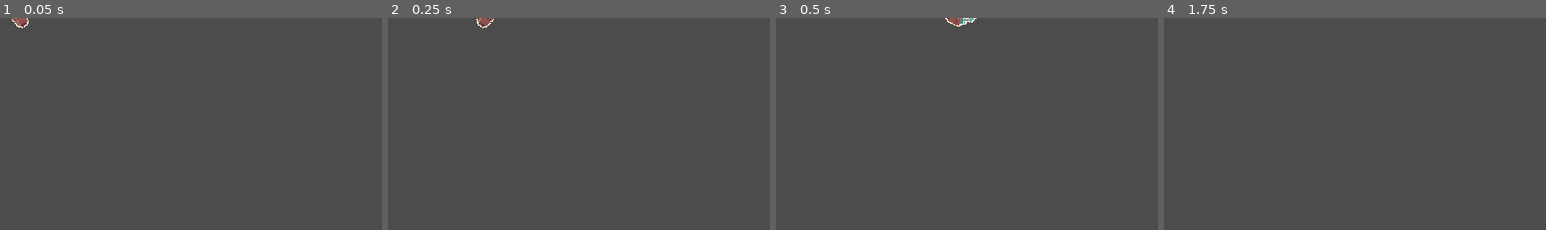
Above: before the commit, frames 1-4 (left to right).
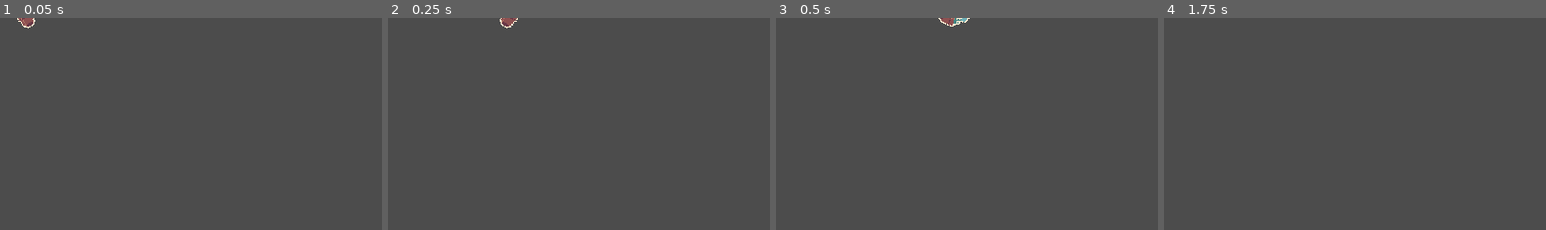
Above: after the commit, the same moments.

Repository: OceanBoy612/BrackeysJam2021
Game: Godot game, scene res://Code/Bullets/FlowerBullet.tscn
The game is run twice, just before and just after one commit, with the same random seed, the same clock (stepped at 60 frames per second) and the same inputs. This scene is started directly instead of the project's main scene.
Inputs (mouse positions are % of the whole screen's width and height, from its top left):
- Up to frame 1 (0.05 s): no input
- Up to frame 2 (0.25 s): no input
- Up to frame 3 (0.5 s): no input
- Up to frame 4 (1.75 s): move the mouse to (72, 45) at 0.52 s; press the mouse at (72, 45) at 0.53 s; hold Right (ui_right) 0.53-1.28 s; move the mouse to (30, 55) at 1.27 s; release the mouse at (30, 55) at 1.28 s; hold Down (ui_down) from 1.28 s (still down); click (30, 55) at 1.35 s
The pictures show only the part of the screen within x 0-50%, y 0-50%; the shares and areas given below are measured in that part.

The runs differ from the first frame. In frame 1, 0.2% of the frame differs, in the area x 3-10%, y 0-5%; in frame 2, 0.3%, in the area x 23-34%, y 0-5%; in frame 3, 0.2%; in frame 4, nothing differs.

Commit message:
Updated pumpkiller animations

Diff:
--- a/src/Art/Spriteframes/Pumpkiller_spriteframes.tres
+++ b/src/Art/Spriteframes/Pumpkiller_spriteframes.tres
@@ -1,13 +1,8 @@
-[gd_resource type="SpriteFrames" load_steps=28 format=2]
+[gd_resource type="SpriteFrames" load_steps=25 format=2]
 
 [ext_resource path="res://Art/Pngs/Pumpkiller walk-Sheet.png" type="Texture" id=1]
 [ext_resource path="res://Art/Pngs/Pumpkiller dead-Sheet.png" type="Texture" id=2]
 [ext_resource path="res://Art/Pngs/Pumpkiller attack-Sheet.png" type="Texture" id=3]
-
-[sub_resource type="AtlasTexture" id=1]
-flags = 4
-atlas = ExtResource( 3 )
-region = Rect2( 0, 0, 48, 32 )
 
 [sub_resource type="AtlasTexture" id=2]
 flags = 4
@@ -39,20 +34,10 @@
 atlas = ExtResource( 3 )
 region = Rect2( 288, 0, 48, 32 )
 
-[sub_resource type="AtlasTexture" id=8]
+[sub_resource type="AtlasTexture" id=1]
 flags = 4
-atlas = ExtResource( 1 )
-region = Rect2( 192, 0, 32, 32 )
-
-[sub_resource type="AtlasTexture" id=9]
-flags = 4
-atlas = ExtResource( 1 )
-region = Rect2( 224, 0, 32, 32 )
-
-[sub_resource type="AtlasTexture" id=10]
-flags = 4
-atlas = ExtResource( 2 )
-region = Rect2( 160, 0, 32, 32 )
+atlas = ExtResource( 3 )
+region = Rect2( 0, 0, 48, 32 )
 
 [sub_resource type="AtlasTexture" id=11]
 flags = 4
@@ -126,19 +111,19 @@
 
 [resource]
 animations = [ {
+"frames": [ SubResource( 2 ), SubResource( 3 ), SubResource( 4 ), SubResource( 5 ), SubResource( 6 ), SubResource( 7 ) ],
+"loop": true,
+"name": "Attack",
+"speed": 18.0
+}, {
 "frames": [ SubResource( 1 ) ],
 "loop": true,
 "name": "Dead",
 "speed": 5.0
 }, {
-"frames": [ SubResource( 2 ), SubResource( 3 ), SubResource( 4 ), SubResource( 5 ), SubResource( 6 ), SubResource( 7 ) ],
+"frames": [ SubResource( 11 ), SubResource( 12 ), SubResource( 13 ), SubResource( 14 ), SubResource( 15 ), SubResource( 16 ) ],
 "loop": true,
 "name": "Die",
-"speed": 18.0
-}, {
-"frames": [ SubResource( 8 ), SubResource( 9 ), SubResource( 10 ), SubResource( 11 ), SubResource( 12 ), SubResource( 13 ), SubResource( 14 ), SubResource( 15 ), SubResource( 16 ) ],
-"loop": true,
-"name": "Attack",
 "speed": 15.0
 }, {
 "frames": [ SubResource( 17 ), SubResource( 18 ), SubResource( 19 ), SubResource( 20 ), SubResource( 21 ), SubResource( 22 ), SubResource( 23 ), SubResource( 24 ) ],
--- a/src/Code/Bullets/FlowerBullet.tscn
+++ b/src/Code/Bullets/FlowerBullet.tscn
@@ -7,6 +7,8 @@
 radius = 7.41776
 
 [node name="FlowerBullet" instance=ExtResource( 2 )]
+speed = 400.0
+time_alive = 0.5
 
 [node name="Shape" parent="." index="0"]
 shape = SubResource( 1 )
